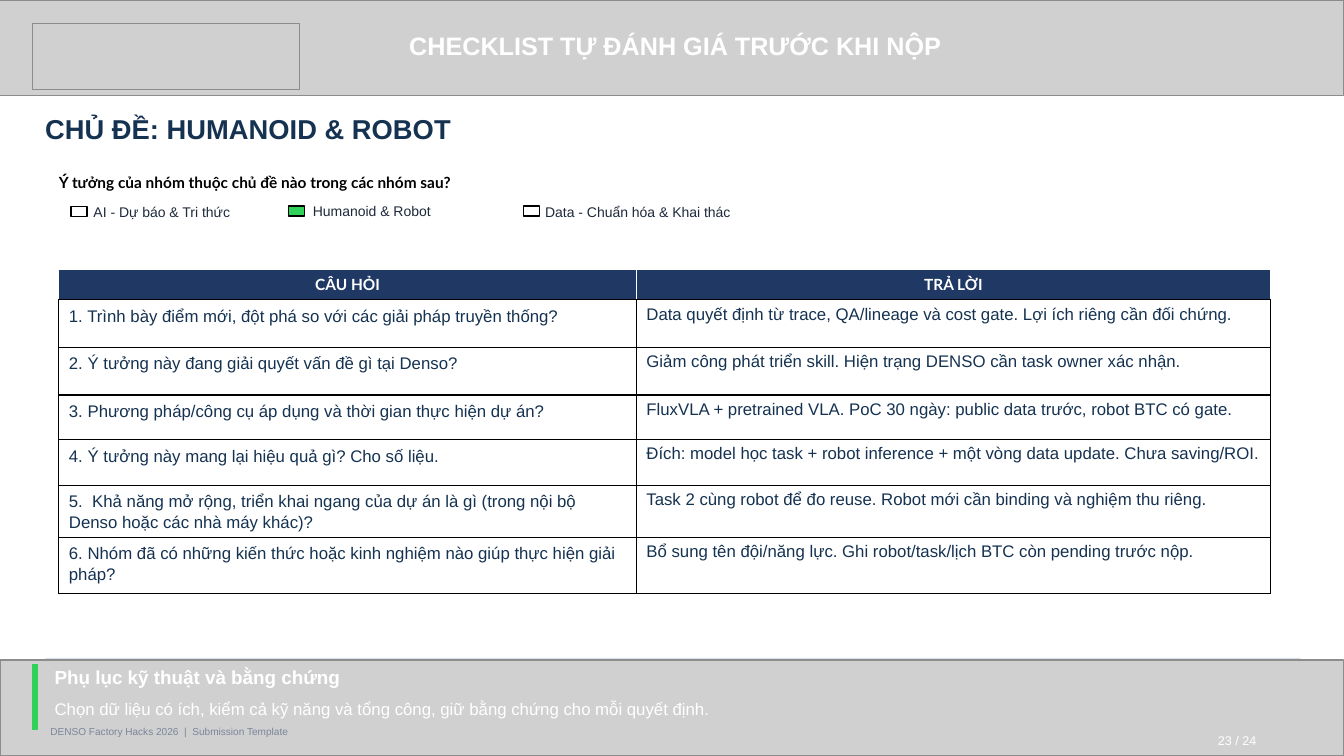
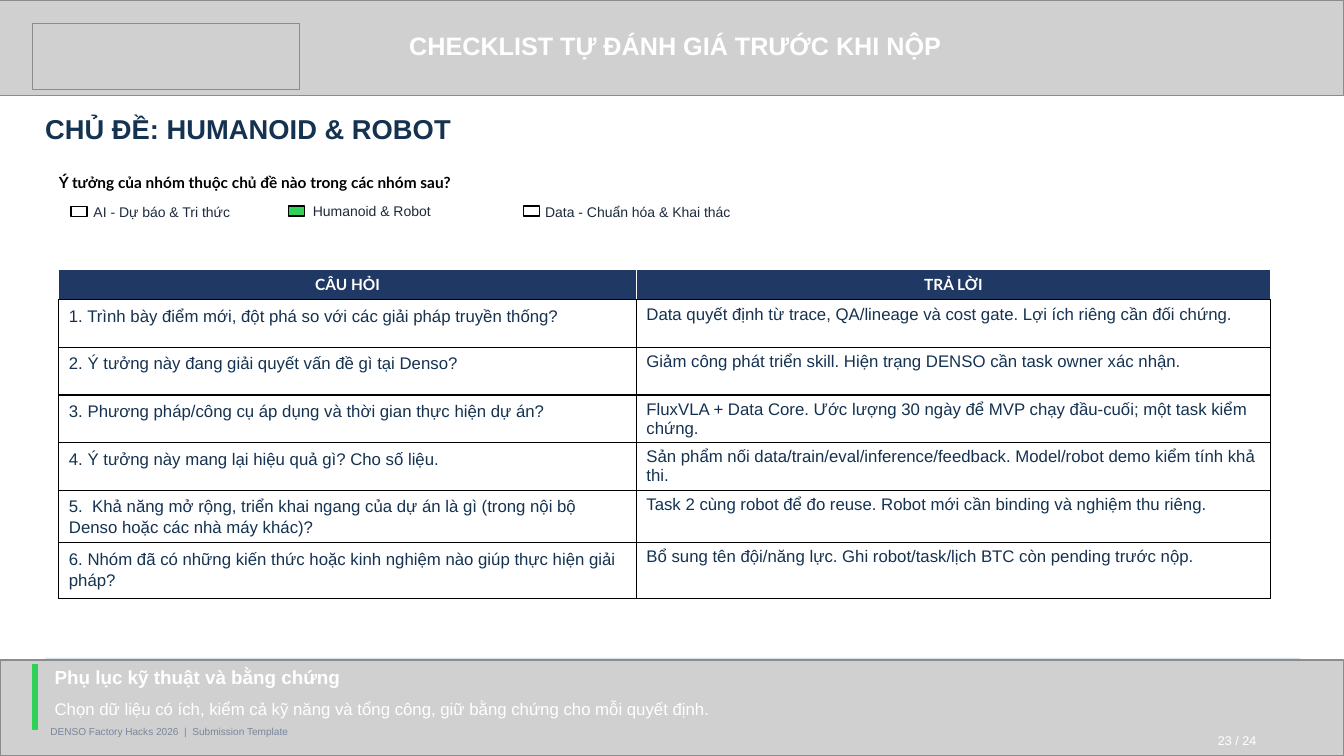
Before and after one commit to hiwe0305/denso-challenge, a slide deck: slide 23 of deliverables/DENSO-Humanoid-Data-Flywheel-2026.pptx. Drawn at 1344x756 pixels with LibreOffice and Linux fonts; fonts in the diff are those of the drawing; grey boxes stand for pictures. Boxes give left, top, right and bottom in pixels: in the first picture for what was removed or moved away, otherwise in the second. Text is boxed around its words. In the diff, an @@ line names an element or a change of style, - is before the commit and + after.

```diff
--- a/deliverables/DENSO-Humanoid-Data-Flywheel-2026.pptx
+++ b/deliverables/DENSO-Humanoid-Data-Flywheel-2026.pptx
@@ table at (58, 269, 1270, 594) @@
-row 4, column 2: FluxVLA + pretrained VLA. PoC 30 ngày: public data trước, robot BTC có gate.
+row 4, column 2: FluxVLA + Data Core. Ước lượng 30 ngày để MVP chạy đầu-cuối; một task kiểm chứng.
-row 5, column 2: Đích: model học task + robot inference + một vòng data update. Chưa saving/ROI.
+row 5, column 2: Sản phẩm nối data/train/eval/inference/feedback. Model/robot demo kiểm tính khả thi.
```
Also in this commit, not shown: 5 other slides changed, 18 other files.
